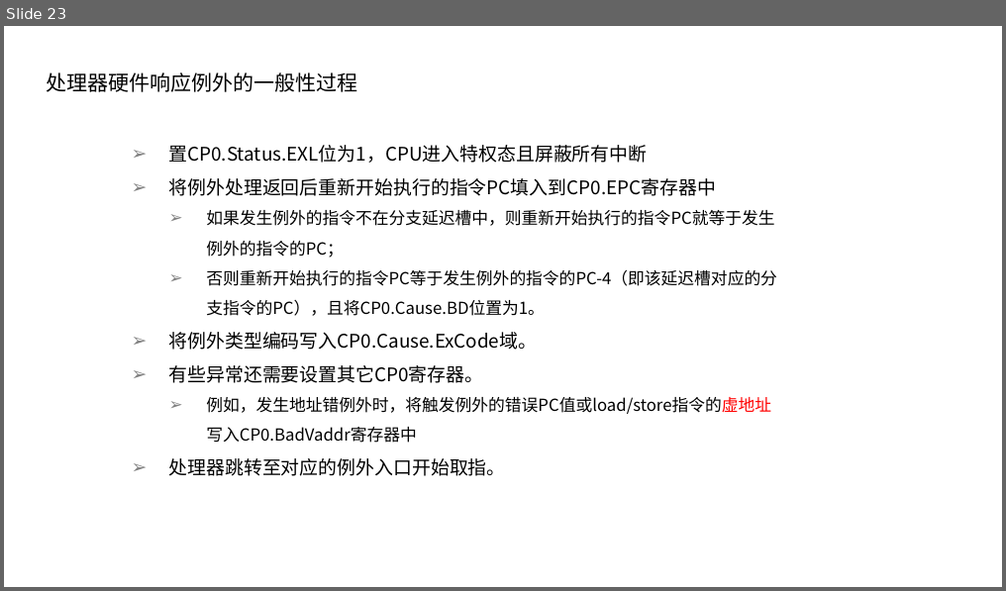
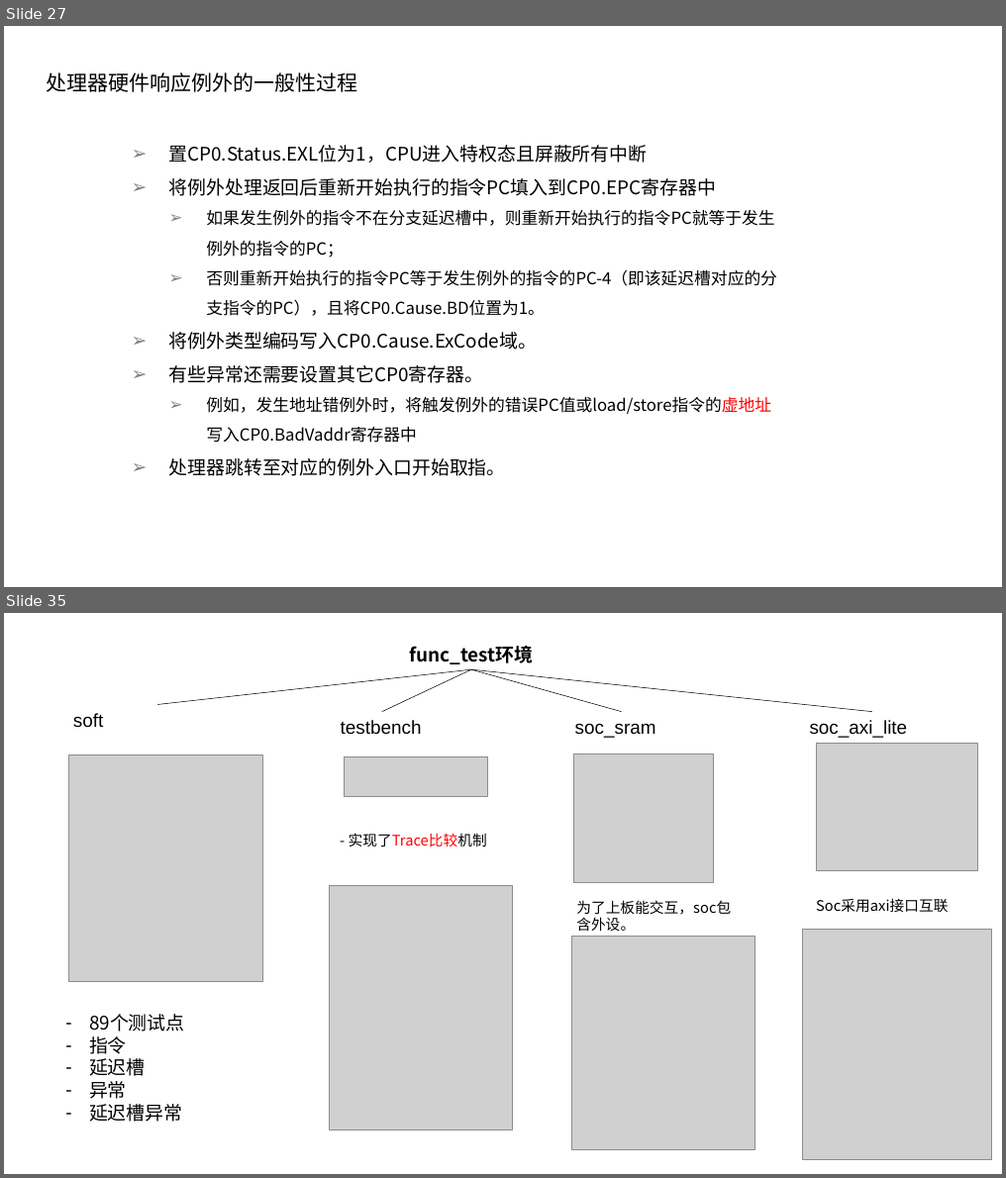
Before and after one commit to y0fy/CO-lab-material-CQU, a slide deck: doc/ppt/2020/硬综讲解1.pptx. Shown one above the other, each under a label of ours: slide 23 before the commit, slides 27 and 35 after it; the slides between them are not shown. The pictures are 1006x591 and 1006x1178 pixels, drawn with LibreOffice and Linux fonts; fonts in the diff are those of the drawing; grey boxes stand for pictures. Boxes give left, top, right and bottom in pixels: in the first picture for what was removed or moved away, otherwise in the second. Text is boxed around its words. In the diff, an @@ line names an element or a change of style, - is before the commit and + after.

```diff
--- a/doc/ppt/2020/硬综讲解1.pptx
+++ b/doc/ppt/2020/硬综讲解1.pptx
@@ slide 35 added at box(4, 613, 1002, 1174), background #FFFFFF @@
@@ line added from (157, 704) to (471, 669), #000000 0.5 pt @@
@@ line added from (382, 712) to (471, 669), #000000 0.5 pt @@
@@ text added at box(410, 646, 534, 664), 18 pt, text #000000, bold @@
+func_test环境
@@ line added from (872, 712) to (471, 669), #000000 0.5 pt @@
@@ line added from (622, 712) to (471, 669), #000000 0.5 pt @@
@@ text added at box(73, 713, 103, 728), 18 pt, text #000000 @@
+soft
@@ picture added at box(68, 756, 263, 982) @@
@@ group added at box(330, 720, 513, 1131): 2 pictures, 2 texts @@
+testbench
+- 实现了Trace比较机制
@@ group added at box(802, 720, 992, 1160): 2 texts, 2 pictures @@
+soc_axi_lite
+Soc采用axi接口互联
@@ group added at box(572, 724, 755, 1150): 2 pictures, 2 texts @@
+soc_sram
+为了上板能交互，soc包含外设。
@@ text added at box(89, 1014, 185, 1122), 18 pt, text #000000 @@
+– 89个测试点
+– 指令
+– 延迟槽
+– 异常
+– 延迟槽异常
@@ what was slide 23 is now slide 27 @@
```
Also in this commit, not shown: 14 slides changed, 22 other slides added, 6 slides removed, 3 other files.
